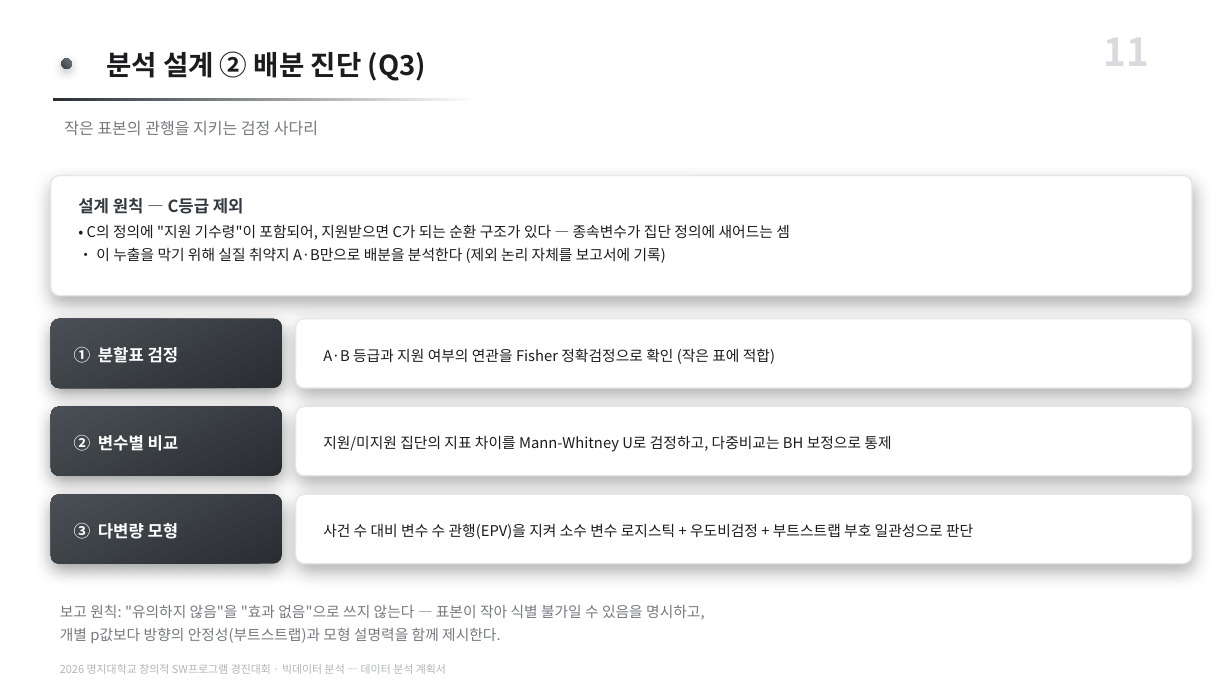
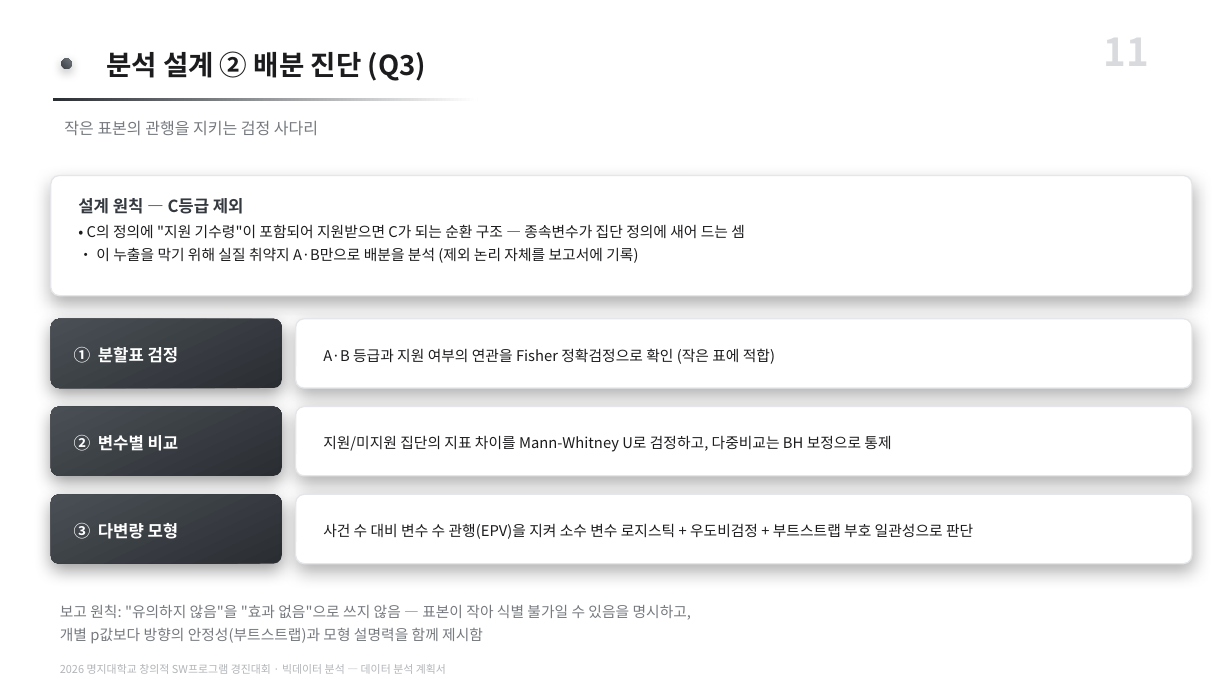
Before and after one commit to karvvan/maternity-care-policy-audit, a slide deck: slide 11 of 04_제출물/데이터분석_계획서.pptx. Drawn at 1232x693 pixels with LibreOffice and Linux fonts; fonts in the diff are those of the drawing. Boxes give left, top, right and bottom in pixels: in the first picture for what was removed or moved away, otherwise in the second. Text is boxed around its words. In the diff, an @@ line names an element or a change of style, - is before the commit and + after.

Commit message:
계획서 PPT 개조식 전환 (44곳)
보고서와 문체를 맞춘다. 종결어미를 ~함/~임/명사형으로 바꾸고, 지시문 성격의
줄("~한다")은 명사구로 정리했다. 잔여 서술체 0.

- 제출본은 문단 치환 44/44로 반영(재생성 아님). 대표자가 직접 고친 문구
  (검증 타겟 1·2, "여전히 존재하는 분만취약지" 등)는 전부 보존.
- 생성기도 같은 문구로 동기화해 재생성 시 되돌아가지 않게 함.
- 결과보고서 PPT는 팀원 작업 중이라 손대지 않음(HOLD). 점검만 수행 — 이상 없음.

```diff
--- a/04_제출물/데이터분석_계획서.pptx
+++ b/04_제출물/데이터분석_계획서.pptx
@@ text at (87, 224, 745, 263): text changed @@
-• C의 정의에 "지원 기수령"이 포함되어, 지원받으면 C가 되는 순환 구조가 있다 — 종속변수가 집단 정의에 새어드는 셈
-• 이 누출을 막기 위해 실질 취약지 A·B만으로 배분을 분석한다 (제외 논리 자체를 보고서에 기록)
+• C의 정의에 "지원 기수령"이 포함되어 지원받으면 C가 되는 순환 구조 — 종속변수가 집단 정의에 새어 드는 셈
+• 이 누출을 막기 위해 실질 취약지 A·B만으로 배분을 분석 (제외 논리 자체를 보고서에 기록)
@@ text at (60, 605, 692, 644): text changed @@
-보고 원칙: "유의하지 않음"을 "효과 없음"으로 쓰지 않는다 — 표본이 작아 식별 불가일 수 있음을 명시하고,
-개별 p값보다 방향의 안정성(부트스트랩)과 모형 설명력을 함께 제시한다.
+보고 원칙: "유의하지 않음"을 "효과 없음"으로 쓰지 않음 — 표본이 작아 식별 불가일 수 있음을 명시하고,
+개별 p값보다 방향의 안정성(부트스트랩)과 모형 설명력을 함께 제시함
```
Also in this commit, not shown: 9 other slides changed, 2 other files.
